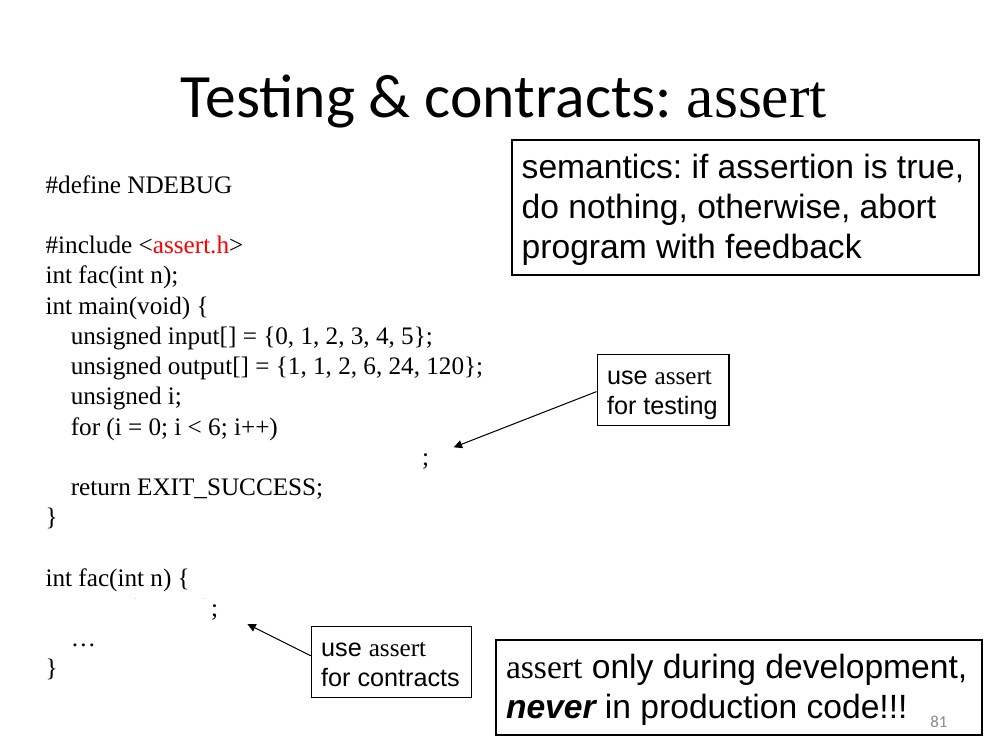
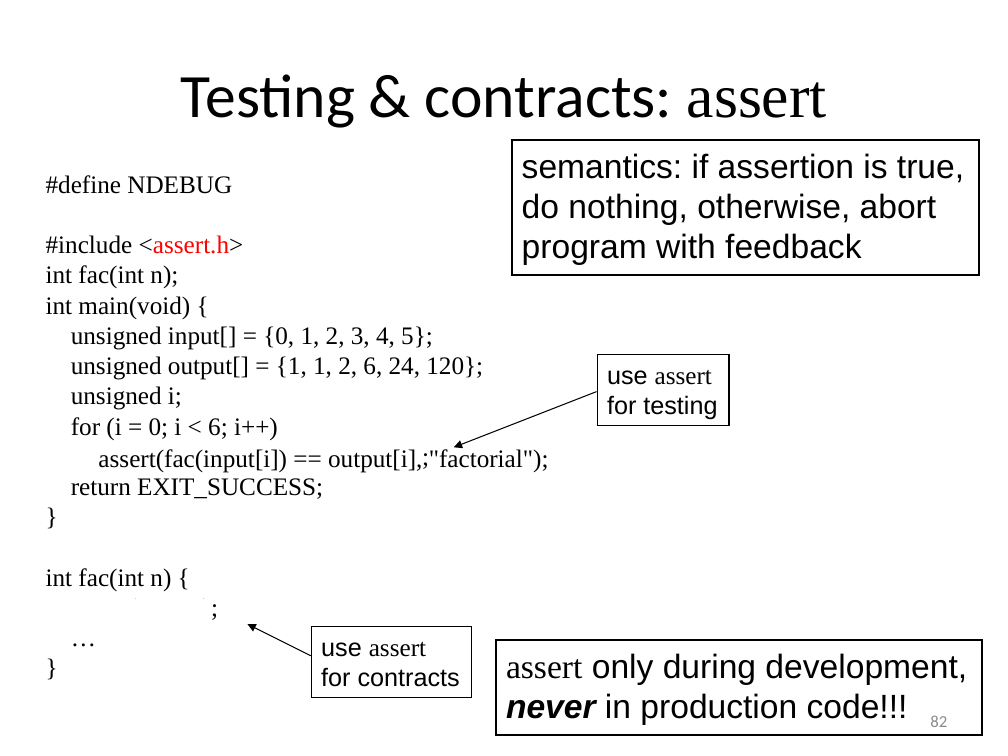
Before and after one commit to gjbex/Scientific-C, a slide deck: slide 82 of scientific_c.pptx (slide 81 before the commit). Drawn at 1008x756 pixels with LibreOffice and Linux fonts; fonts in the diff are those of the drawing. Boxes give left, top, right and bottom in pixels: in the first picture for what was removed or moved away, otherwise in the second. Text is boxed around its words. In the diff, an @@ line names an element or a change of style, - is before the commit and + after.

```diff
--- a/scientific_c.pptx
+++ b/scientific_c.pptx
@@ text in rectangle at [96,447,549,472]: text added @@
+assert(fac(input[i]) == output[i], "factorial");
@@ page number at [930,715,947,727]: text changed @@
-81
+82
```
Also in this commit, not shown: 7 other slides changed, 3 slides added.
